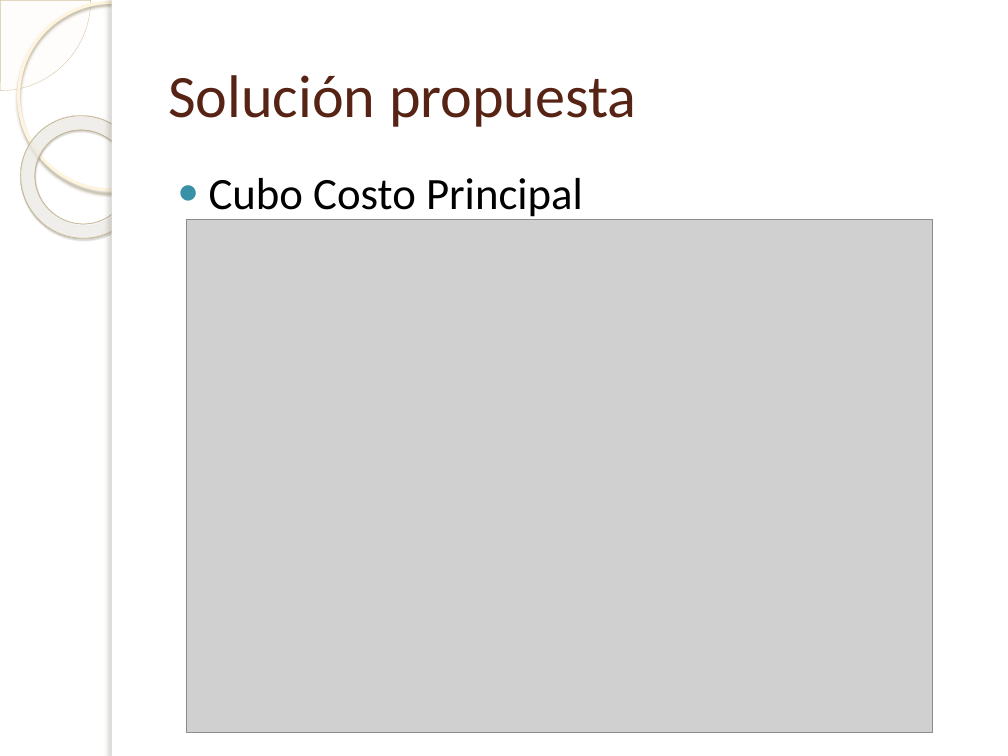
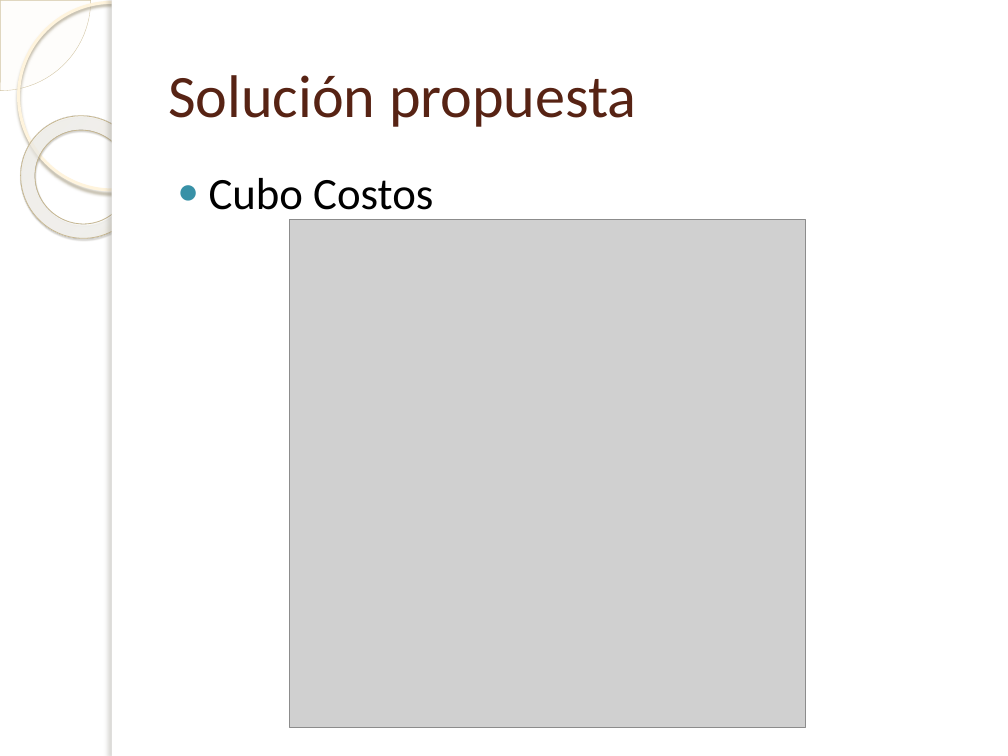
Before and after one commit to gsenergin/hydro2011, a slide deck: slide 16 of [SG2]/Informe FINAL/Presentacion-Abraham-Botta-FratteV2.0.pptx (slide 6 before the commit). Drawn at 1008x756 pixels with LibreOffice and Linux fonts; fonts in the diff are those of the drawing; grey boxes stand for pictures; background and template pictures are left out. Boxes give left, top, right and bottom in pixels: in the first picture for what was removed or moved away, otherwise in the second. Text is boxed around its words. In the diff, an @@ line names an element or a change of style, - is before the commit and + after.

```diff
--- a/[SG2]/Informe FINAL/Presentacion-Abraham-Botta-FratteV2.0.pptx
+++ b/[SG2]/Informe FINAL/Presentacion-Abraham-Botta-FratteV2.0.pptx
@@ text at <box>209,178,433,221</box>: text changed @@
-● Cubo Costo Principal
+● Cubo Costos
@@ picture: place and size @@
-picture at <box>186,220,932,733</box>
+picture at <box>289,220,805,728</box>
```
Also in this commit, not shown: 10 other slides changed, 11 slides added, 1 other file.
